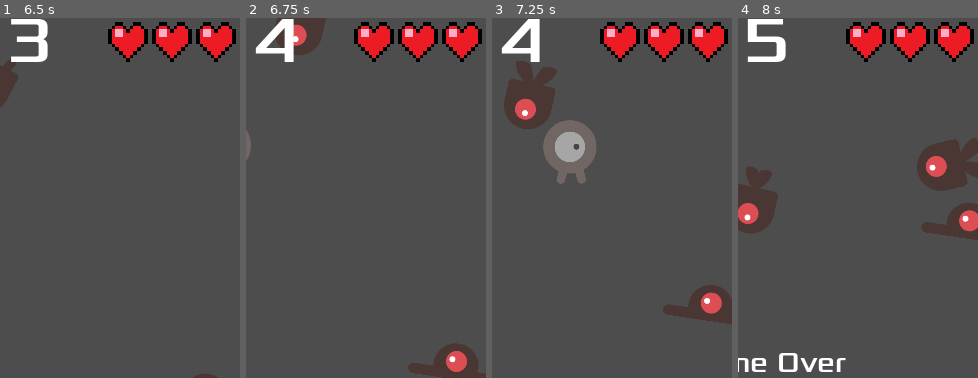
Above: before the commit, frames 1-4 (left to right).
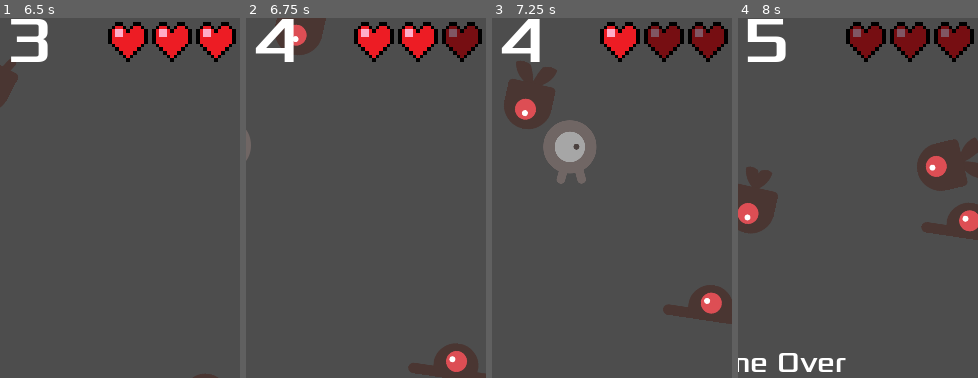
Above: after the commit, the same moments.

Repository: GuilhermeGuia/dodge-the-creeps
Game: Godot game, scene res://principal.tscn
Same seed, same stepped clock (60 frames per second), same inputs: the game is played once before the commit and once after it.
Inputs:
- Up to frame 1 (6.5 s): click "Iniciar" at 0.5 s; tap Enter at 1.25 s; hold Up (mover_cima) 1.28-2.78 s; hold Left (mover_esquerda) 2.78-4.28 s; hold Down (mover_baixo) 4.28-5.03 s; hold Right (mover_direita) 5.03-5.78 s; hold Up (mover_cima) from 5.78 s (still down)
- Up to frame 2 (6.75 s): release Up (mover_cima) at 6.53 s; hold Right (mover_direita) from 6.53 s (still down)
- Up to frame 3 (7.25 s): keep holding Right (mover_direita)
- Up to frame 4 (8 s): keep holding Right (mover_direita)
The pictures show only the part of the screen within x 44-94%, y 2-52%; the shares and areas given below are measured in that part.

Frame 1 is identical in both runs. In frame 2, 0.8% of the frame differs, in the area x 83-97%, y 2-12%; in frame 3, 1.7%; in frame 4, 2.5%, in the area x 46-97%, y 2-12%.

Commit message:
feat: adicionando HUD de vidas

Diff:
--- a/hud.gd
+++ b/hud.gd
@@ -26,8 +26,21 @@
 func update_score(score):
 	$PontuacaoLabel.text = str(score)
 
+func atualizar_vida(vidas: int):
+	var coracoes = $VidaContainer/VidaAlinhamentoH.get_children()
+	for i in range(coracoes.size()):
+		var coracao = coracoes[i]
+		if(i >= vidas):
+			coracao.modulate = Color(0.5, 0.5, 0.5)
+
+func voltar_vidas_jogador():
+	var coracoes = $VidaContainer/VidaAlinhamentoH.get_children()
+	for coracao in coracoes:
+		coracao.modulate = Color(1, 1, 1, 1)
+
 func _on_inicio_button_pressed() -> void:
 	$InicioButton.hide()
+	voltar_vidas_jogador()
 	start_game.emit()
 
 func _on_mensagem_timer_timeout() -> void:
--- a/jogador.gd
+++ b/jogador.gd
@@ -1,5 +1,6 @@
 extends Area2D
 signal hit
+signal dano
 
 @export var life = 3
 @export var speed = 200
@@ -58,11 +59,12 @@
 	if invencibilidade: return
 	# nao pode tomar dano seguido
 	life -= 1
+	dano.emit(life)
 	if(life < 1): game_over()
 	else: iniciar_invencibilidade()
 
 func iniciar_invencibilidade():
-	invencibilidade = !invencibilidade
+	invencibilidade = true
 	ajustar_sprit_invencibilidade()
 	$InvencibilidadeTimer.start()
 
--- a/principal.gd
+++ b/principal.gd
@@ -49,3 +49,6 @@
 func _on_inicio_timer_timeout() -> void:
 	$InimigoTimer.start()
 	$PontuacaoTimer.start()
+
+func jogador_levou_dano(vidas: int) -> void:
+	$HUD.atualizar_vida(vidas)
--- a/principal.tscn
+++ b/principal.tscn
@@ -35,6 +35,7 @@
 
 [node name="HUD" parent="." unique_id=945564832 instance=ExtResource("3_rrtif")]
 
+[connection signal="dano" from="Jogador" to="." method="jogador_levou_dano"]
 [connection signal="hit" from="Jogador" to="." method="game_over"]
 [connection signal="timeout" from="InimigoTimer" to="." method="_on_inimigo_timer_timeout"]
 [connection signal="timeout" from="PontuacaoTimer" to="." method="_on_pontuacao_timer_timeout"]
Not shown: 1 places in hud.tscn that only renumber resources
Not shown: 1 places in principal.tscn that only renumber resources
